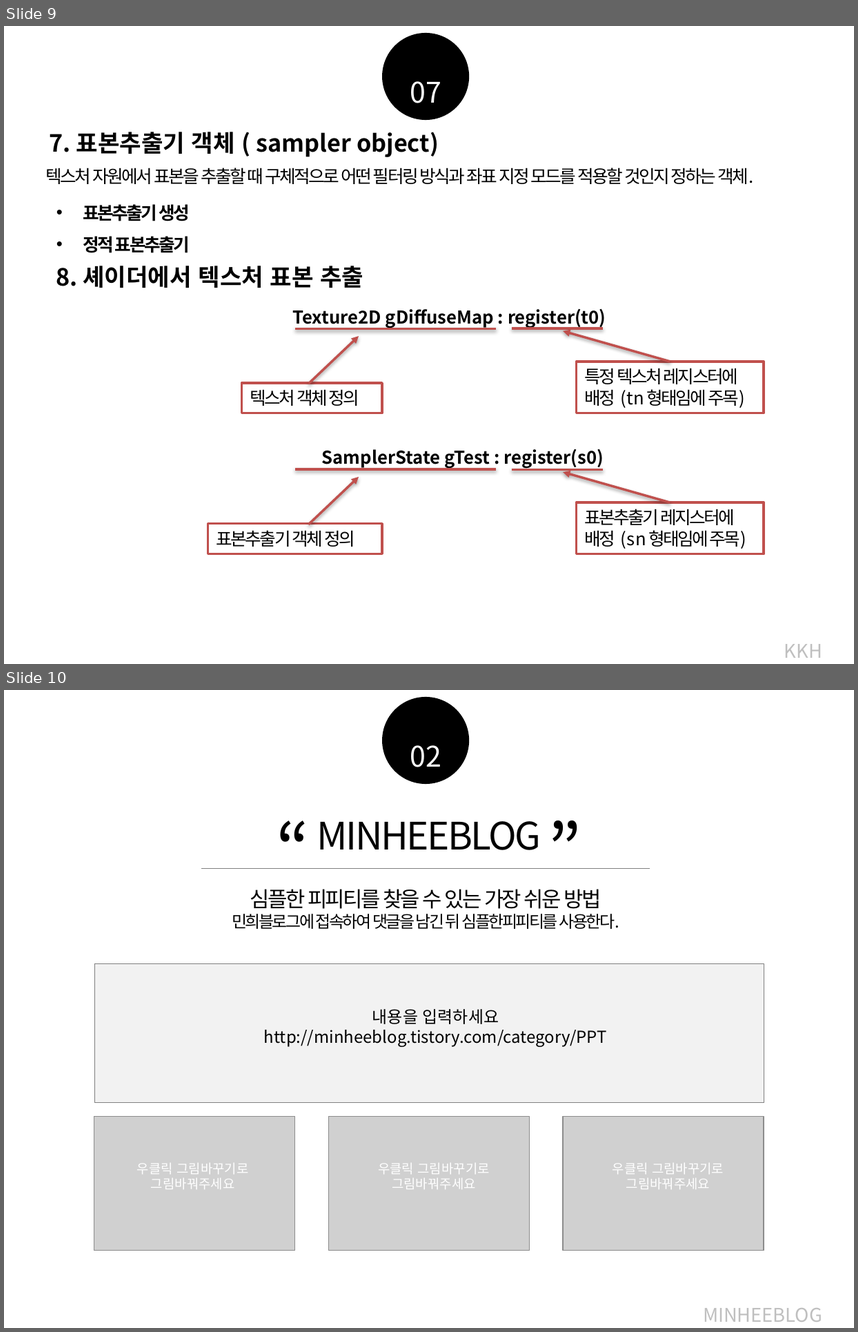
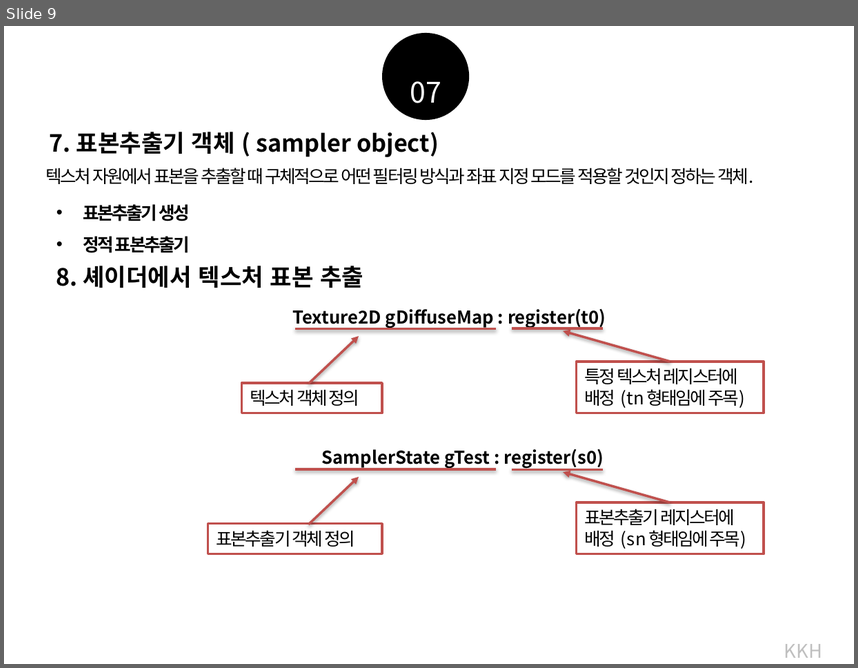
Before and after one commit to earthboom/CodingStudy, a slide deck: Common/Chapter9_Texture.pptx. Shown one above the other, each under a label of ours: slides 9 and 10 before the commit, slide 9 after it. The pictures are 858x1332 and 858x668 pixels, drawn with LibreOffice and Linux fonts; fonts in the diff are those of the drawing; grey boxes stand for pictures. Boxes give left, top, right and bottom in pixels: in the first picture for what was removed or moved away, otherwise in the second. Text is boxed around its words. In the diff, an @@ line names an element or a change of style, - is before the commit and + after.

```diff
--- a/Common/Chapter9_Texture.pptx
+++ b/Common/Chapter9_Texture.pptx
@@ slide 10 removed at <box>4,690,854,1328</box>, background #FFFFFF @@
@@ ellipse removed at <box>382,697,469,784</box> @@
@@ text removed at <box>410,745,441,767</box> @@
-02
@@ text removed at <box>94,801,763,896</box> @@
-“ ”
@@ text removed at <box>317,821,541,850</box> @@
-MINHEEBLOG
@@ line removed from (201, 869) to (650, 869) @@
@@ text removed at <box>232,889,619,929</box> @@
-심플한 피피티를 찾을 수 있는 가장 쉬운 방법
-민희블로그에 접속하여 댓글을 남긴 뒤 심플한피피티를 사용한다.
@@ rectangle removed at <box>94,964,763,1103</box> @@
@@ text removed at <box>264,1009,607,1047</box> @@
-내용을 입력하세요
-http://minheeblog.tistory.com/category/PPT
@@ picture removed at <box>94,1116,294,1250</box> @@
@@ picture removed at <box>329,1116,529,1250</box> @@
@@ picture removed at <box>562,1116,763,1250</box> @@
@@ text removed at <box>137,1163,248,1189</box> @@
-우클릭 그림바꾸기로
-그림바꿔주세요
@@ text removed at <box>378,1163,490,1189</box> @@
-우클릭 그림바꾸기로
-그림바꿔주세요
@@ text removed at <box>613,1163,724,1189</box> @@
-우클릭 그림바꾸기로
-그림바꿔주세요
@@ text removed at <box>703,1308,822,1321</box> @@
-MINHEEBLOG
```
Also in this commit, not shown: 7 other slides removed, 8 other files.
